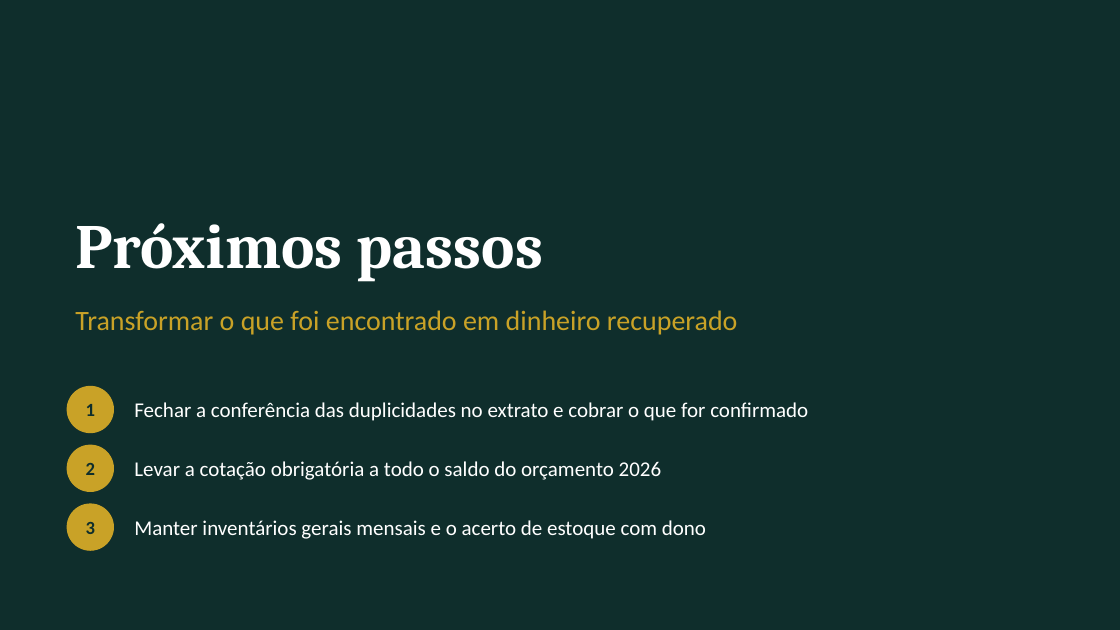
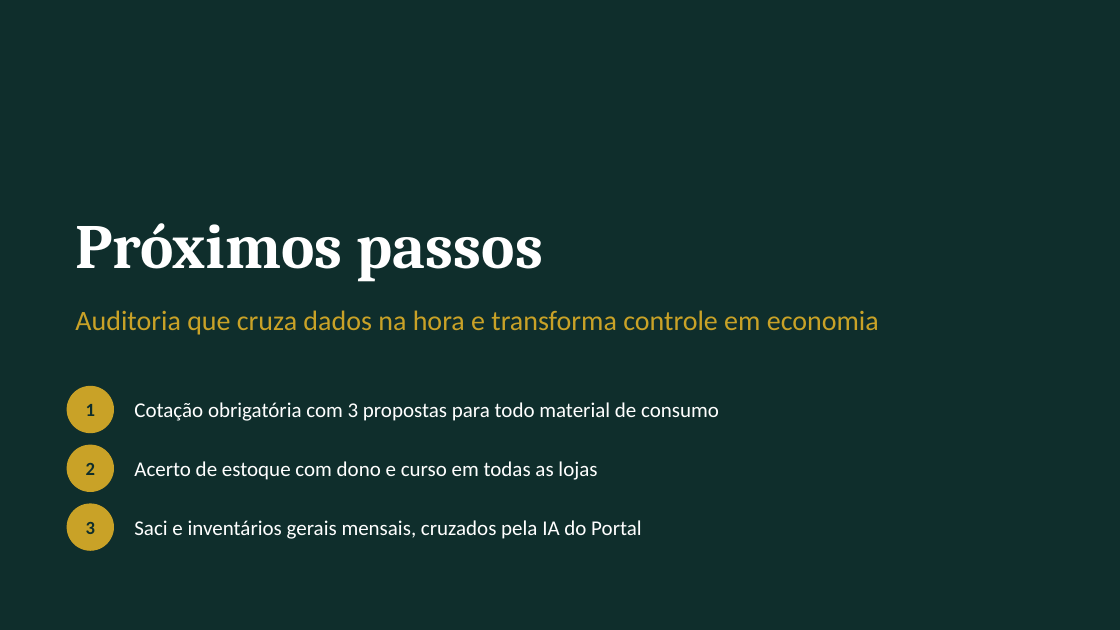
Before and after one commit to raqueri1970-sketch/sistema-de-auditoria, a slide deck: slide 14 of docs/apresentacao-24nov/Esposende_2026_Apresentacao.pptx. Drawn at 1120x630 pixels with LibreOffice and Linux fonts; fonts in the diff are those of the drawing. Boxes give left, top, right and bottom in pixels: in the first picture for what was removed or moved away, otherwise in the second. Text is boxed around its words. In the diff, an @@ line names an element or a change of style, - is before the commit and + after.

```diff
--- a/docs/apresentacao-24nov/Esposende_2026_Apresentacao.pptx
+++ b/docs/apresentacao-24nov/Esposende_2026_Apresentacao.pptx
@@ text at [75, 310, 879, 335]: text changed @@
-Transformar o que foi encontrado em dinheiro recuperado
+Auditoria que cruza dados na hora e transforma controle em economia
@@ text at [134, 402, 719, 421]: text changed @@
-Fechar a conferência das duplicidades no extrato e cobrar o que for confirmado
+Cotação obrigatória com 3 propostas para todo material de consumo
@@ text at [134, 461, 597, 480]: text changed @@
-Levar a cotação obrigatória a todo o saldo do orçamento 2026
+Acerto de estoque com dono e curso em todas as lojas
@@ text at [134, 520, 641, 539]: text changed @@
-Manter inventários gerais mensais e o acerto de estoque com dono
+Saci e inventários gerais mensais, cruzados pela IA do Portal
```
Also in this commit, not shown: 10 other slides changed, 3 slides added, 3 slides removed, 2 other files.
